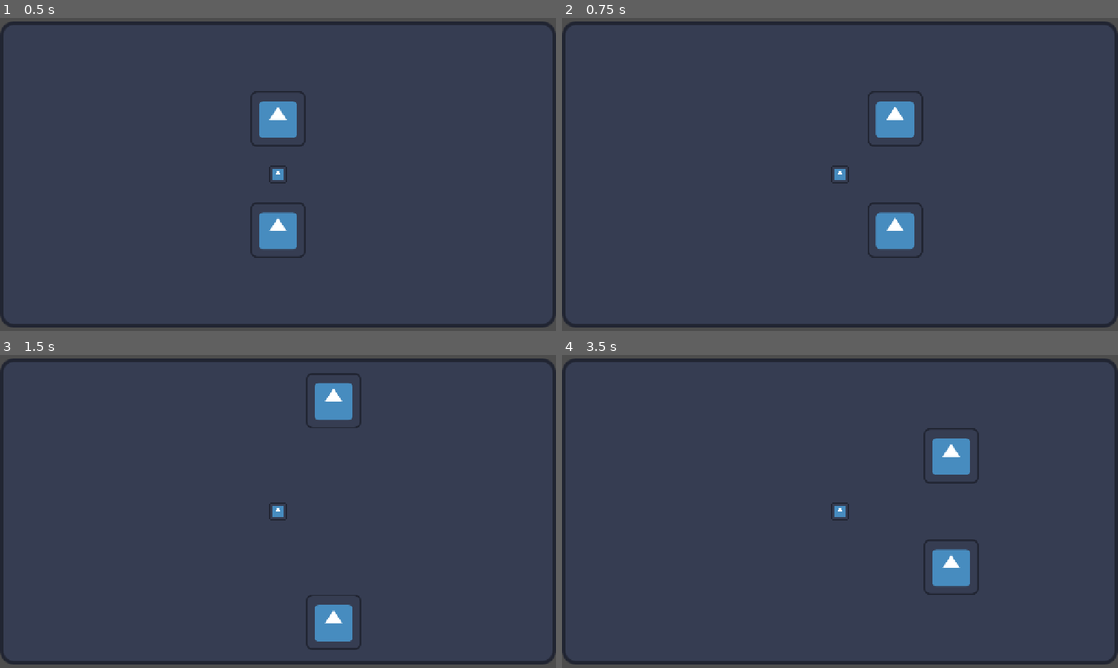
Above: before the commit, frames 1-4 (two rows, left to right).
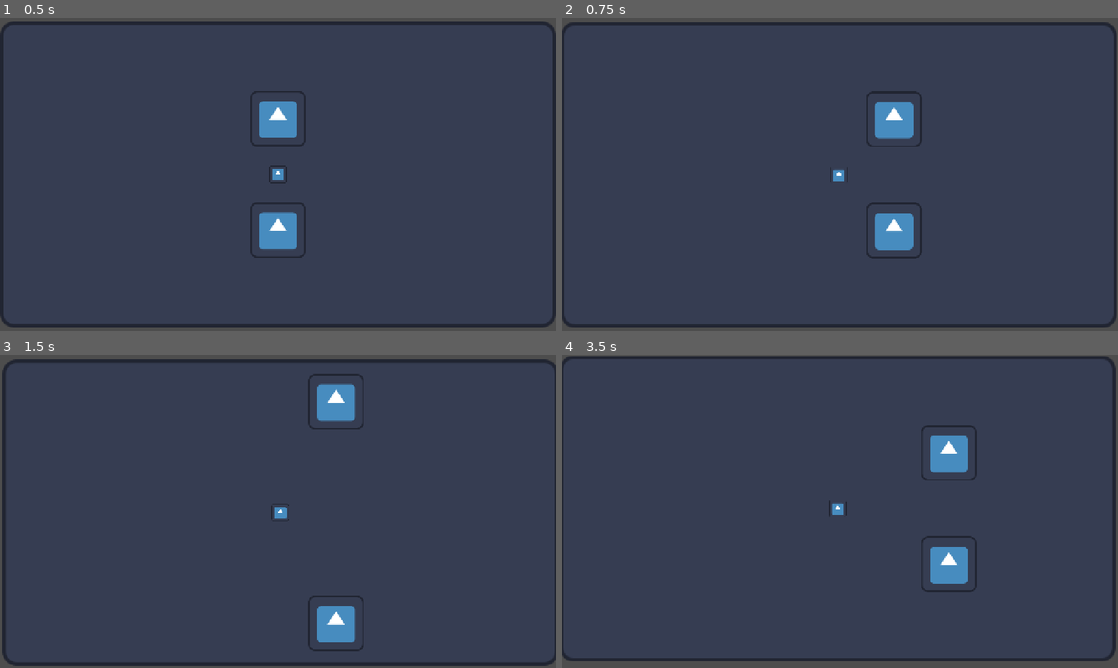
Above: after the commit, the same moments.

Repository: Vlad-935/Reflective-Trust
Game: Godot game, scene res://scenes/root.tscn
The game is run twice, just before and just after one commit, with the same random seed, the same clock (stepped at 60 frames per second) and the same inputs. The engine's default icon, where the game draws it, is replaced by a stand-in: a white triangle on a blue panel in a dark square.
Inputs:
- Up to frame 1 (0.5 s): no input
- Up to frame 2 (0.75 s): tap Enter (ui_accept) at 0.5 s; hold D (move right) from 0.53 s (still down); hold Enter (ui_accept) from 0.53 s (still down)
- Up to frame 3 (1.5 s): release D (move right) at 1.28 s; release Enter (ui_accept) at 1.28 s; hold S (move down) from 1.28 s (still down); tap Enter (ui_accept) at 1.35 s
- Up to frame 4 (3.5 s): tap Enter (ui_accept) at 1.52, 1.82, 2.85, 3.02, 3.32 s; release S (move down) at 2.03 s; hold D (move right) 2.03-2.78 s; hold Enter (ui_accept) 2.03-2.78 s; hold W (move up) from 2.78 s (still down)

Frame 1 is identical in both runs. In frame 2, 1.5% of the frame differs, in the area x 0-100%, y 1-99%; in frame 3, 3.5%; in frame 4, 5.9%, in the area x 0-100%, y 0-99%.

Commit message:
Added Camera Shake

Diff:
--- /dev/null
+++ b/reflective-trust/scenes/camera.tscn
@@ -0,0 +1,7 @@
+[gd_scene format=3 uid="uid://n461l8yo7wjj"]
+
+[ext_resource type="Script" uid="uid://fe0ei72ymwdr" path="res://scripts/camera.gd" id="1_cvpoc"]
+
+[node name="Camera2D" type="Camera2D" unique_id=288577738]
+zoom = Vector2(2, 2)
+script = ExtResource("1_cvpoc")
--- a/reflective-trust/scenes/root.tscn
+++ b/reflective-trust/scenes/root.tscn
@@ -1,6 +1,7 @@
 [gd_scene format=4 uid="uid://bnymvvxplc7ah"]
 
 [ext_resource type="PackedScene" uid="uid://efy270suy001" path="res://scenes/player.tscn" id="1_j5px3"]
+[ext_resource type="PackedScene" uid="uid://n461l8yo7wjj" path="res://scenes/camera.tscn" id="1_sqa0i"]
 [ext_resource type="Texture2D" uid="uid://7cbcocytpax0" path="res://icon.svg" id="2_twpsu"]
 [ext_resource type="PackedScene" uid="uid://bvkyebfwai1k0" path="res://scenes/moveable_object.tscn" id="3_lrqlo"]
 
@@ -99,8 +100,7 @@
 size_flags_vertical = 4
 color = Color(0.21176471, 0.23921569, 0.32156864, 1)
 
-[node name="Camera2D" type="Camera2D" parent="." unique_id=743538275]
-zoom = Vector2(2, 2)
+[node name="Camera2D" parent="." unique_id=288577738 instance=ExtResource("1_sqa0i")]
 
 [node name="Player_Reflection" parent="." unique_id=2030126838 instance=ExtResource("1_j5px3")]
 move_multiplier = Vector2(1, -1)
--- /dev/null
+++ b/reflective-trust/scripts/camera.gd
@@ -0,0 +1,31 @@
+extends Camera2D
+
+const SHAKE_DECAY = 10
+
+var shake_strength: float = 0.0
+
+# Called when the node enters the scene tree for the first time.
+func _ready() -> void:
+	pass # Replace with function body.
+
+
+# Called every frame. 'delta' is the elapsed time since the previous frame.
+func _process(delta: float) -> void:
+	_camera_shake(delta)
+
+func _input(event: InputEvent) -> void:
+	if event.is_action_pressed("ui_accept"):
+		add_shake(5)
+
+
+func _camera_shake(delta: float) -> void:
+	var shake_velocity: Vector2 = Vector2.ZERO
+	if shake_strength > 0.0:
+		shake_strength = move_toward(shake_strength, 0.0, SHAKE_DECAY * delta)
+		shake_velocity = Vector2(randf_range(-1.0, 1.0), randf_range(-1.0,1.0)) * shake_strength
+
+	offset = shake_velocity
+
+
+func add_shake(amount):
+	shake_strength = amount
Not shown, added: reflective-trust/scripts/camera.gd.uid
